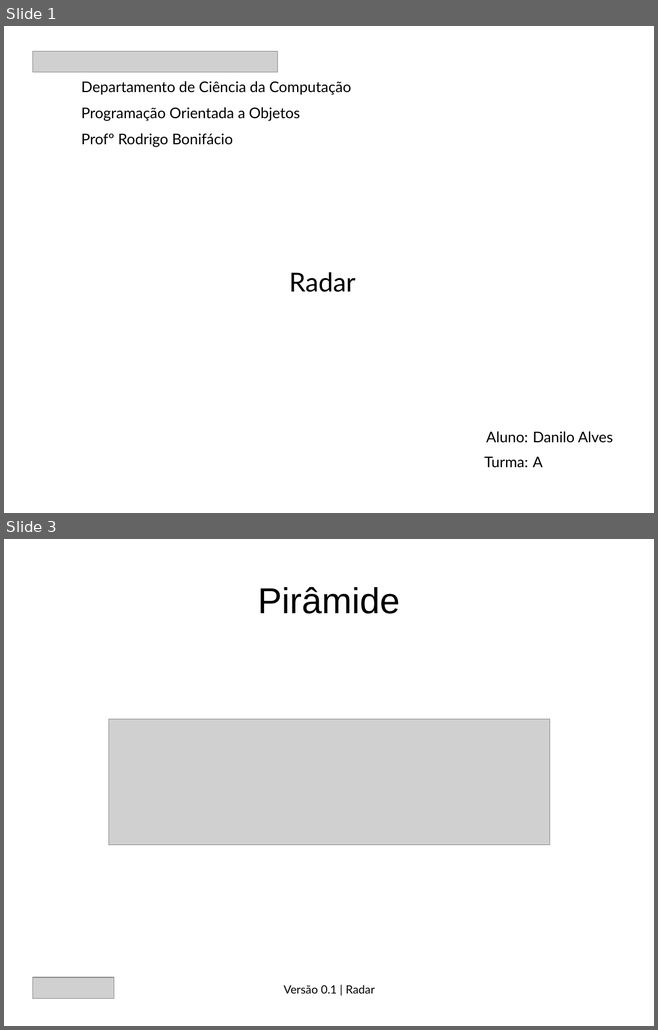
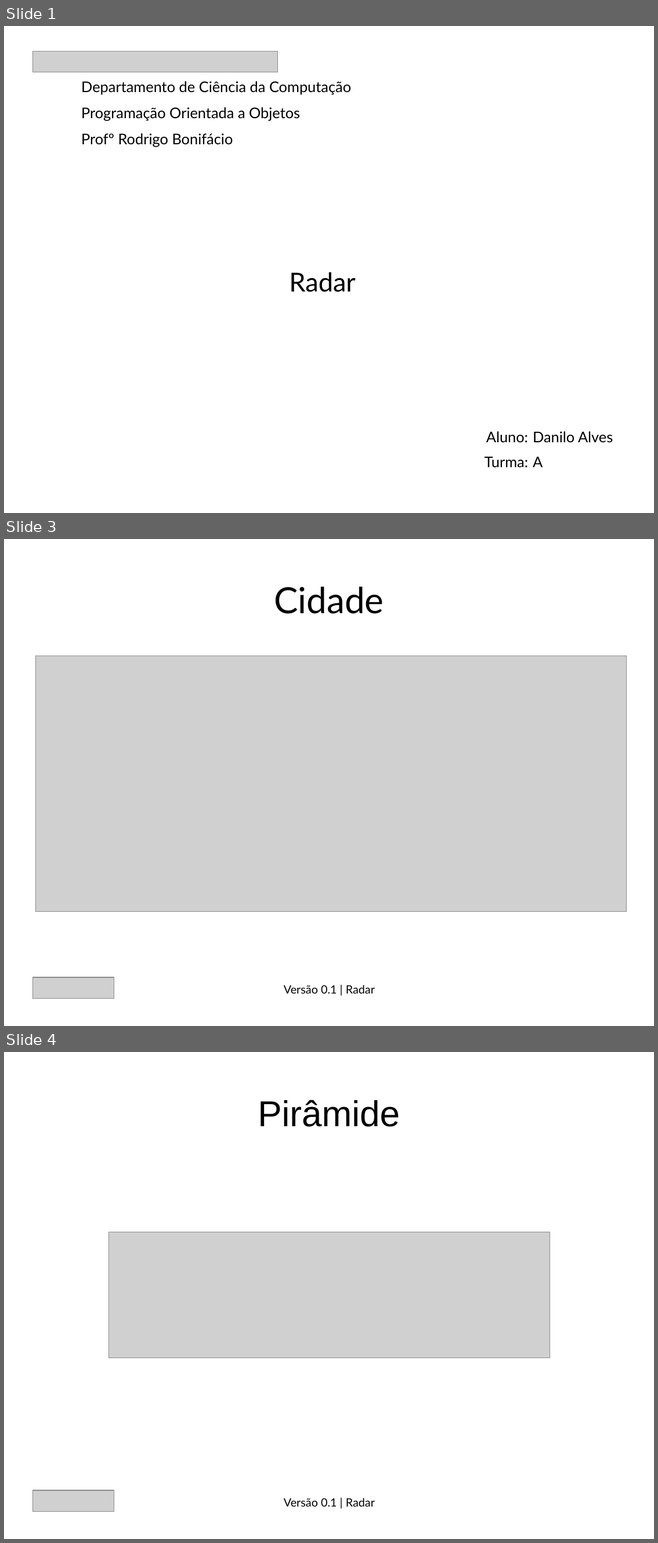
Before and after one commit to daniloax/lic, a slide deck: 20142/poo/projeto/radar.odp. Shown one above the other, each under a label of ours: slides 1 and 3 before the commit, slides 1, 3 and 4 after it; the slides between them are not shown. The pictures are 658x1030 and 658x1543 pixels, drawn with LibreOffice and Linux fonts; fonts in the diff are those of the drawing; grey boxes stand for pictures. Boxes give left, top, right and bottom in pixels: in the first picture for what was removed or moved away, otherwise in the second. Text is boxed around its words. In the diff, an @@ line names an element or a change of style, - is before the commit and + after.

```diff
--- a/20142/poo/projeto/radar.odp
+++ b/20142/poo/projeto/radar.odp
@@ slide 3 added at <box>4,539,654,1026</box>, background #FFFFFF @@
@@ title added at <box>274,587,384,614</box>, 44 pt, text #000000 @@
+Cidade
@@ picture added at <box>35,656,626,912</box> @@
@@ picture added at <box>33,977,114,999</box> @@
@@ text added at <box>284,985,375,994</box>, 14 pt, text #000000 @@
+Versão 0.1 | Radar
@@ what was slide 3 is now slide 4 @@
```
Also in this commit, not shown: 1 slide changed, 3 other files.
